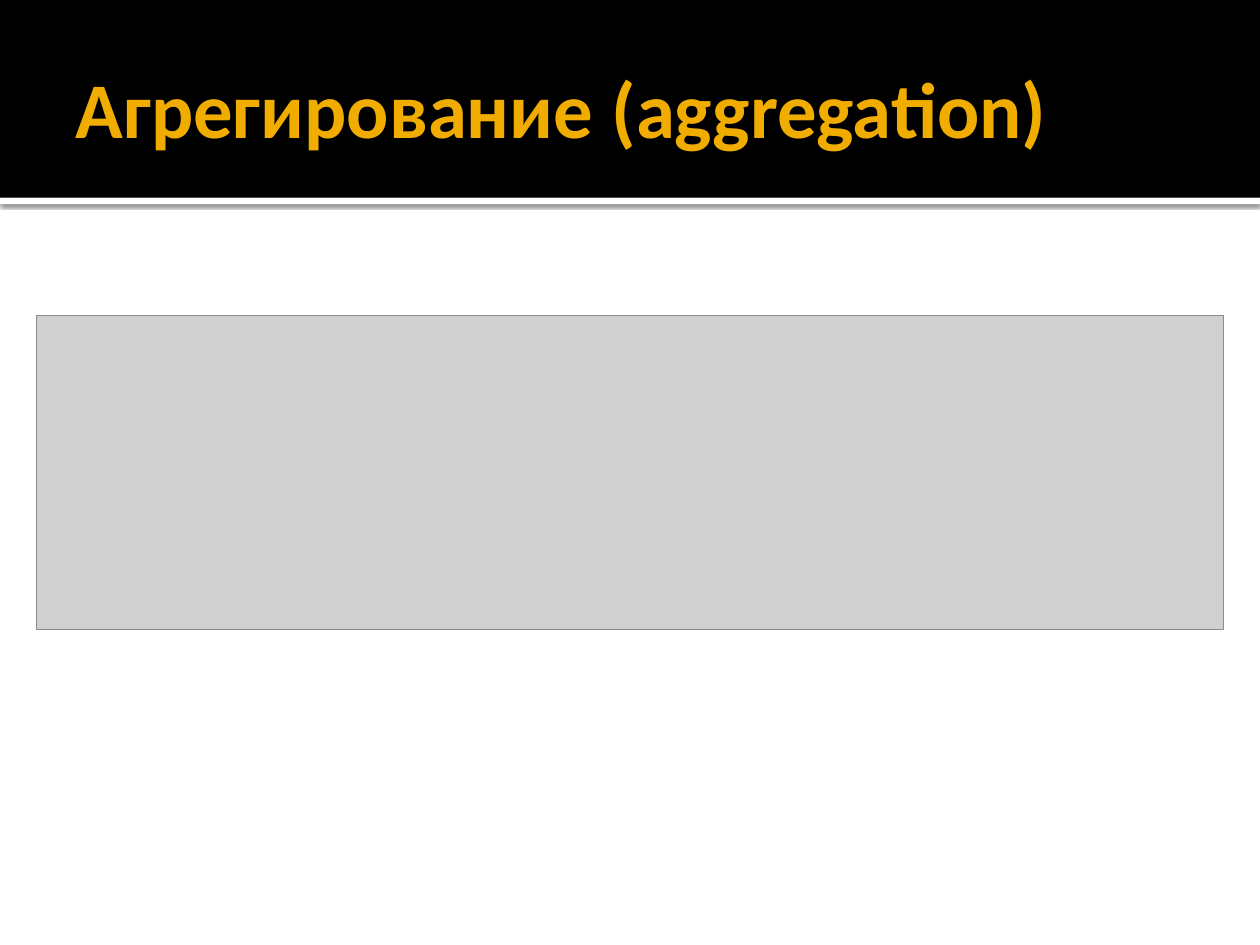
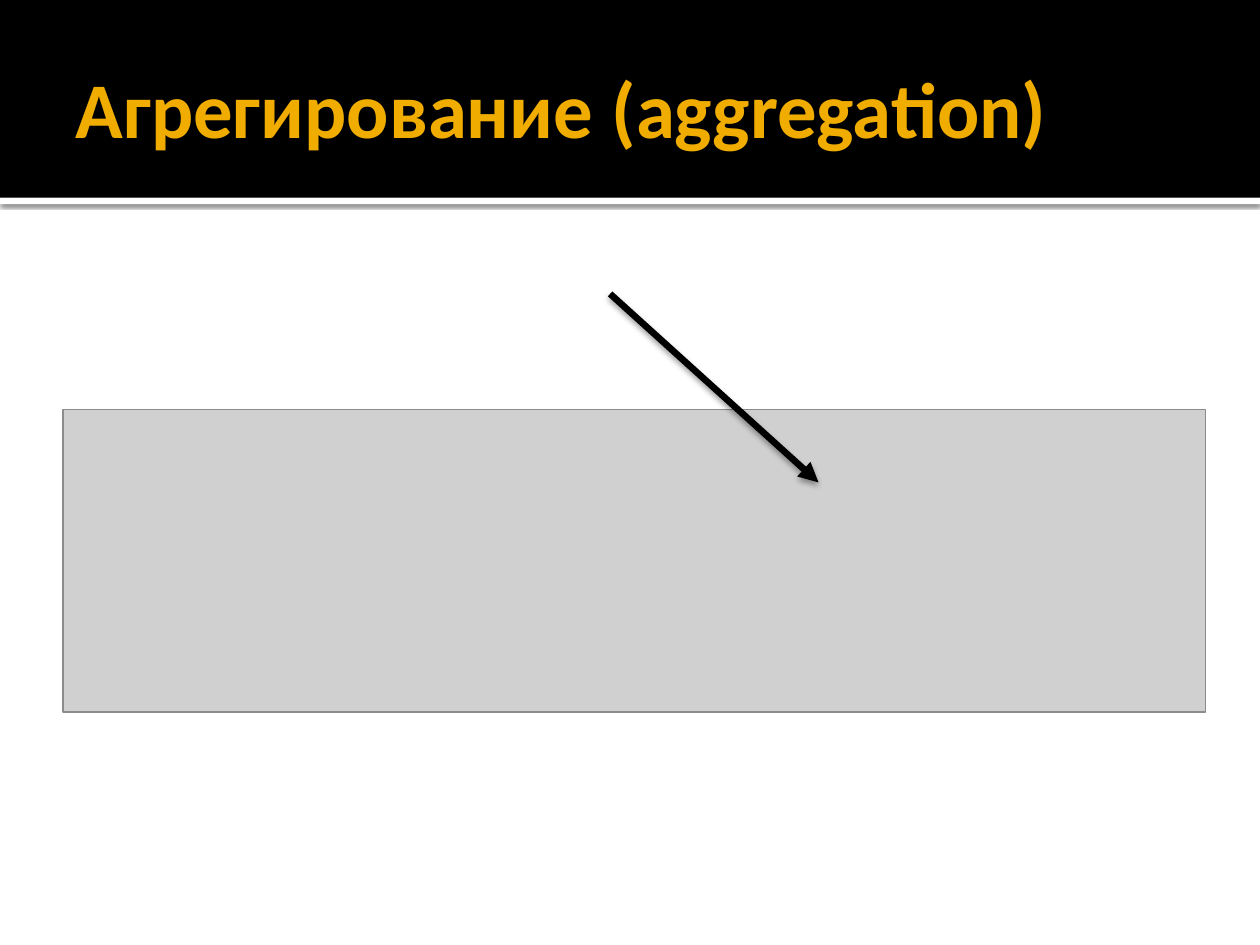
Before and after one commit to iv-sergius/ood, a slide deck: slide 6 of lectures/strategy/strategy.pptx. Drawn at 1260x945 pixels with LibreOffice and Linux fonts; fonts in the diff are those of the drawing; grey boxes stand for pictures. Boxes give left, top, right and bottom in pixels: in the first picture for what was removed or moved away, otherwise in the second. Text is boxed around its words. In the diff, an @@ line names an element or a change of style, - is before the commit and + after.

```diff
--- a/lectures/strategy/strategy.pptx
+++ b/lectures/strategy/strategy.pptx
@@ arrow added from (610, 294) to (819, 483), #000000 3.78 pt @@
@@ picture: place and size @@
-picture at [37, 315, 1223, 629]
+picture at [63, 410, 1206, 712]
```
Also in this commit, not shown: 1 other file.
